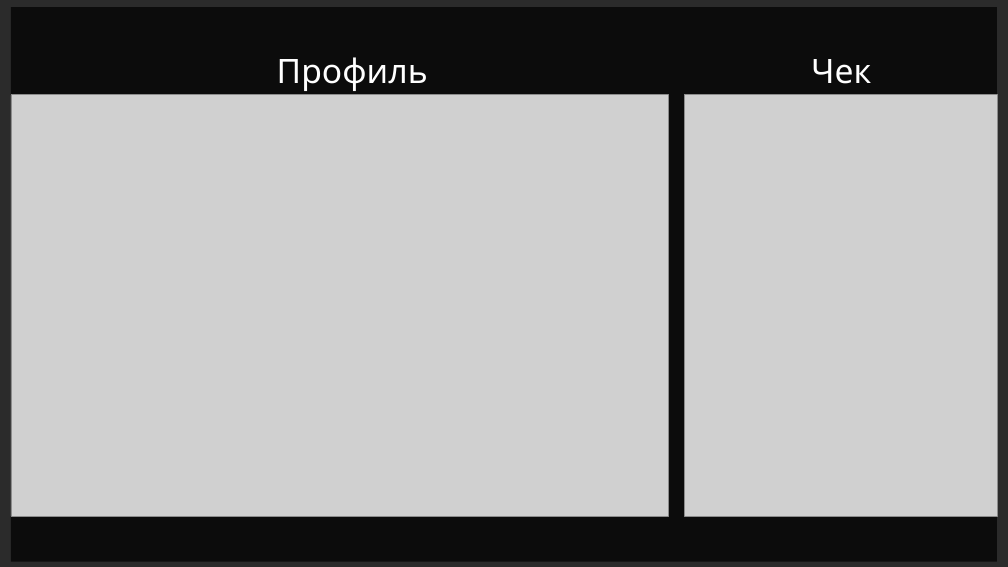
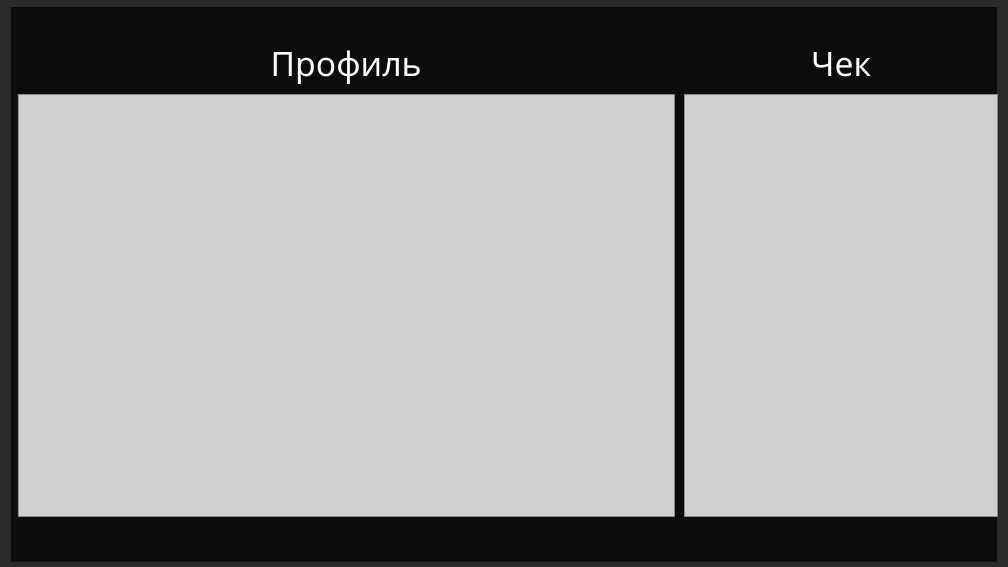
Before and after one commit to fivan999/cinema-controlling-system, a slide deck: slide 18 of data/description_files/cinema-controlling-system.pptm. Drawn at 1008x567 pixels with LibreOffice and Linux fonts; fonts in the diff are those of the drawing; grey boxes stand for pictures; background and template pictures are left out; a plain dark background stands for a picture behind light text. Boxes give left, top, right and bottom in pixels: in the first picture for what was removed or moved away, otherwise in the second. Text is boxed around its words. In the diff, an @@ line names an element or a change of style, - is before the commit and + after.

Commit message:
edit_presentation

```diff
--- a/data/description_files/cinema-controlling-system.pptm
+++ b/data/description_files/cinema-controlling-system.pptm
@@ text "Профиль": place and size @@
-text "Профиль" at box(277, 57, 428, 91)
+text "Профиль" at box(271, 50, 422, 84)
@@ text "Чек": place and size @@
-text "Чек" at box(811, 59, 871, 84)
+text "Чек" at box(811, 52, 871, 77)
@@ picture: place and size @@
-picture at box(11, 95, 669, 516)
+picture at box(18, 95, 675, 516)
```
Also in this commit, not shown: 5 other slides changed, 1 slide added.
